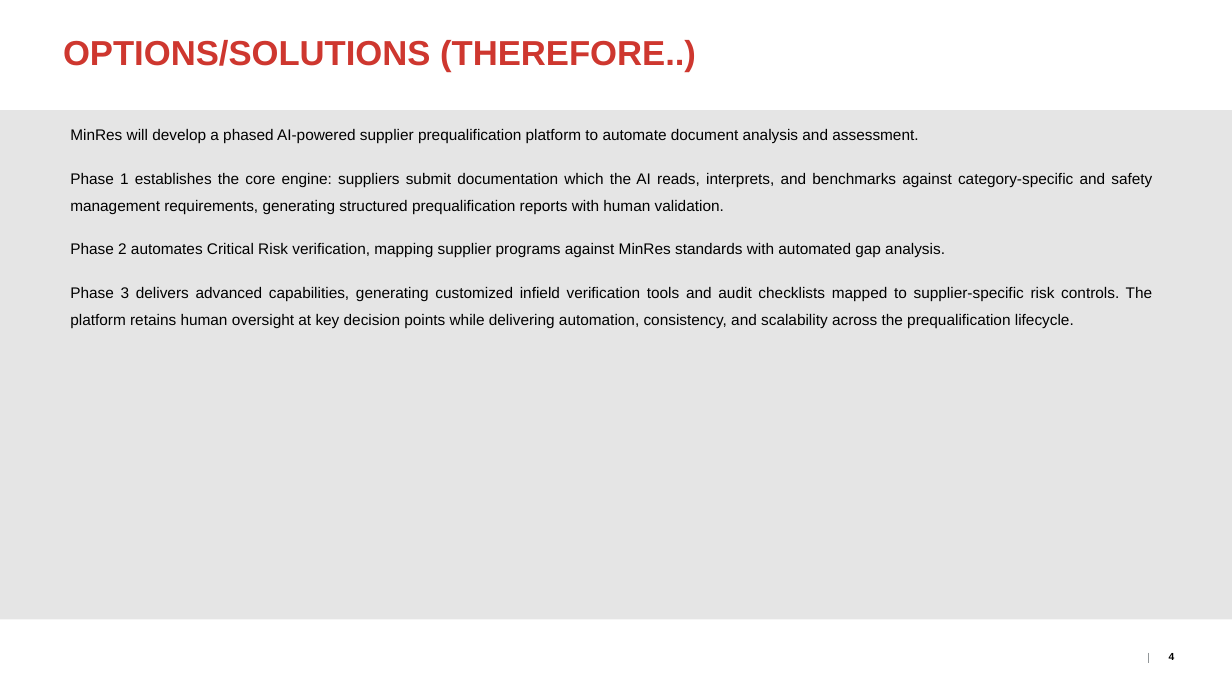
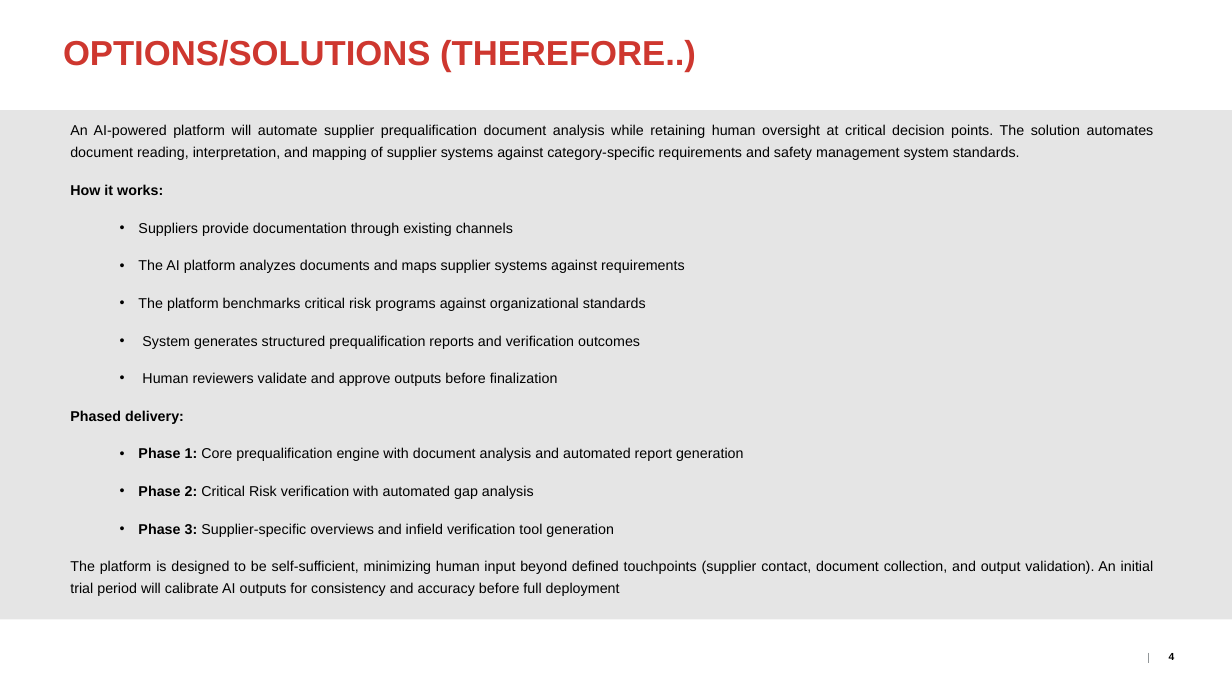
Before and after one commit to ChrisP-MRL/sponsor-brief-requirements-extractor, a slide deck: slide 4 of .claude/skills/code-review/templates/PRJ-Sponsor Brief.pptx. Drawn at 1232x693 pixels with LibreOffice and Linux fonts; fonts in the diff are those of the drawing; background and template pictures are left out. Boxes give left, top, right and bottom in pixels: in the first picture for what was removed or moved away, otherwise in the second. Text is boxed around its words. In the diff, an @@ line names an element or a change of style, - is before the commit and + after.

```diff
--- a/.claude/skills/code-review/templates/PRJ-Sponsor Brief.pptx
+++ b/.claude/skills/code-review/templates/PRJ-Sponsor Brief.pptx
@@ text at [70, 124, 1154, 596]: text changed; size 12 to 11.1 pt @@
-MinRes will develop a phased AI-powered supplier prequalification platform to automate document analysis and assessment.
-Phase 1 establishes the core engine: suppliers submit documentation which the AI reads, interprets, and benchmarks against category-specific and safety management requirements, generating structured prequalification reports with human validation.
-Phase 2 automates Critical Risk verification, mapping supplier programs against MinRes standards with automated gap analysis.
-Phase 3 delivers advanced capabilities, generating customized infield verification tools and audit checklists mapped to supplier-specific risk controls. The platform retains human oversight at key decision points while delivering automation, consistency, and scalability across the prequalification lifecycle.
+An AI-powered platform will automate supplier prequalification document analysis while retaining human oversight at critical decision points. The solution automates document reading, interpretation, and mapping of supplier systems against category-specific requirements and safety management system standards.
+How it works:
+      • Suppliers provide documentation through existing channels
+      • The AI platform analyzes documents and maps supplier systems against requirements
+      • The platform benchmarks critical risk programs against organizational standards
+      • System generates structured prequalification reports and verification outcomes
+      • Human reviewers validate and approve outputs before finalization
+Phased delivery:
+      • Phase 1: Core prequalification engine with document analysis and automated report generation
+      • Phase 2: Critical Risk verification with automated gap analysis
+      • Phase 3: Supplier-specific overviews and infield verification tool generation
+The platform is designed to be self-sufficient, minimizing human input beyond defined touchpoints (supplier contact, document collection, and output validation). An initial trial period will calibrate AI outputs for consistency and accuracy before full deployment
```
Also in this commit, not shown: 8 other slides changed.
